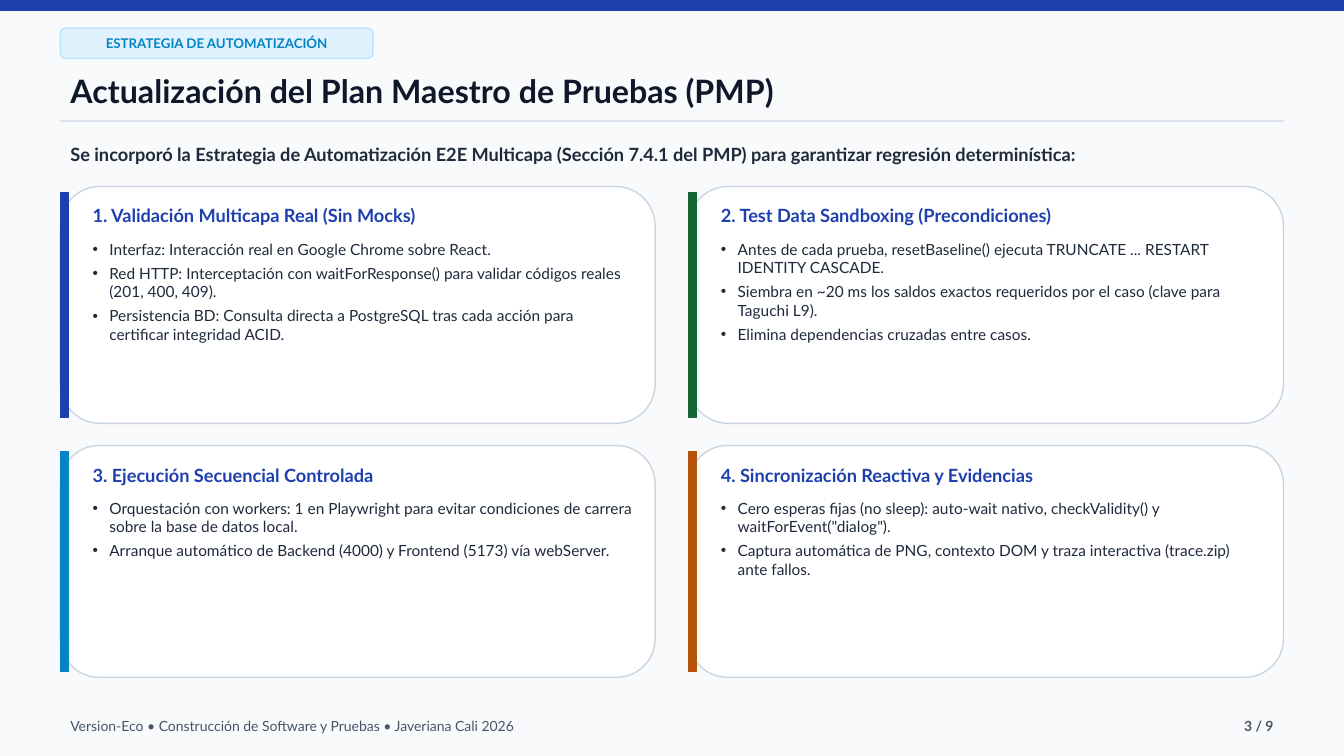
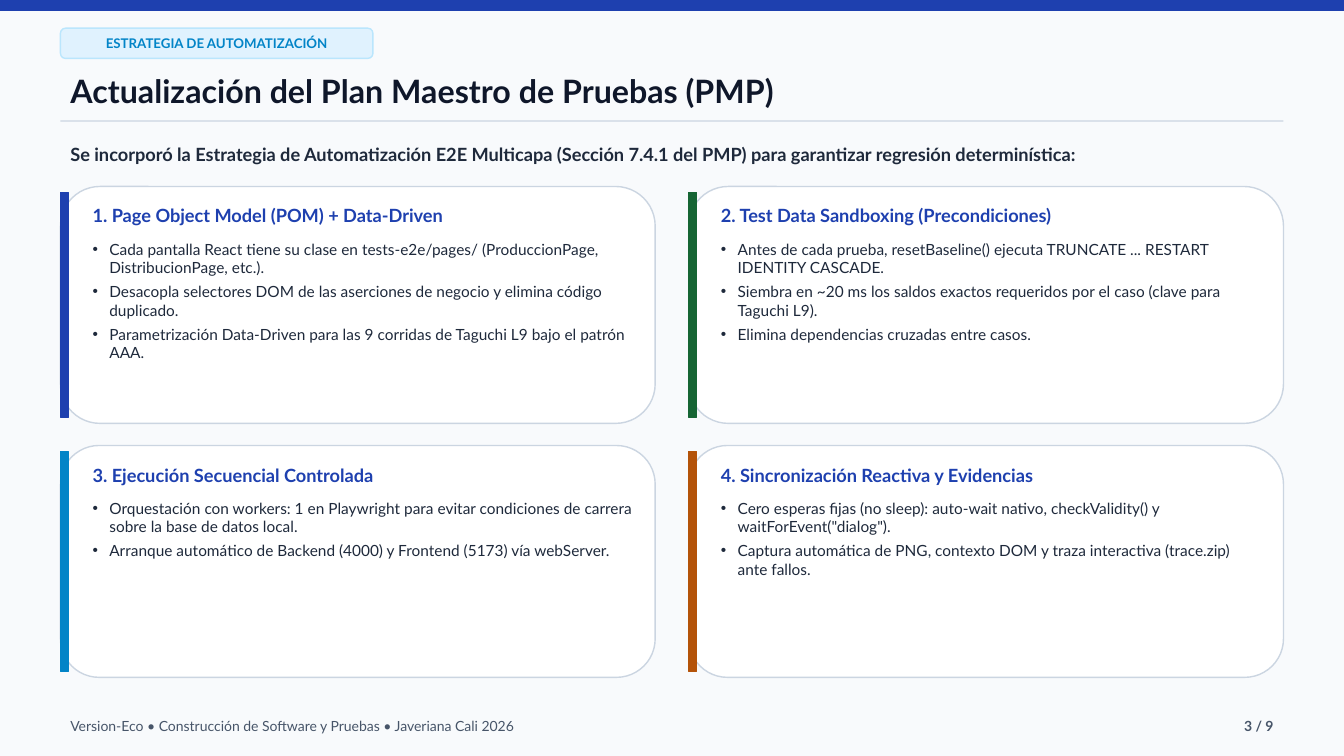
Before and after one commit to benjamin94773/Version_Eco-Project, a slide deck: slide 3 of Presentacion_Entrega2_Version_Eco.pptx. Drawn at 1344x756 pixels with LibreOffice and Linux fonts; fonts in the diff are those of the drawing. Boxes give left, top, right and bottom in pixels: in the first picture for what was removed or moved away, otherwise in the second. Text is boxed around its words. In the diff, an @@ line names an element or a change of style, - is before the commit and + after.

Commit message:
refactor(e2e): aplicar patron Page Object Model (POM) en Playwright y actualizar documentos/PPTX/Guion

```diff
--- a/Presentacion_Entrega2_Version_Eco.pptx
+++ b/Presentacion_Entrega2_Version_Eco.pptx
@@ text at (93,208,443,226): text changed @@
-1. Validación Multicapa Real (Sin Mocks)
+1. Page Object Model (POM) + Data-Driven
@@ text at (109,243,624,358): text changed @@
-• Interfaz: Interacción real en Google Chrome sobre React.
-• Red HTTP: Interceptación con waitForResponse() para validar códigos reales (201, 400, 409).
-• Persistencia BD: Consulta directa a PostgreSQL tras cada acción para certificar integridad ACID.
+• Cada pantalla React tiene su clase en tests-e2e/pages/ (ProduccionPage, DistribucionPage, etc.).
+• Desacopla selectores DOM de las aserciones de negocio y elimina código duplicado.
+• Parametrización Data-Driven para las 9 corridas de Taguchi L9 bajo el patrón AAA.
```
Also in this commit, not shown: 3 other slides changed, 12 other files.
